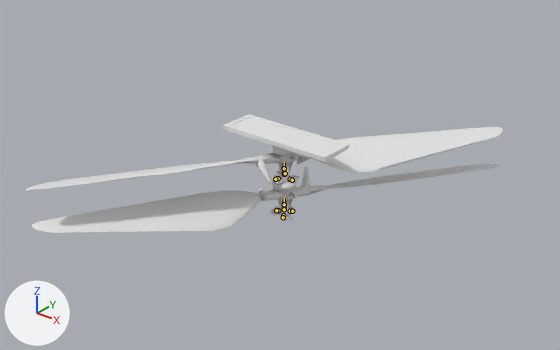
The glTF model public/models/HelicopterRotorRiggedAnimated.glb, before and after one commit.
Before and after are seen from a 50 mm camera at (42.5, -53.8, 37.7) aimed at (-0.4, -0.2, 4.5). Every picture has the same lights, and +X, +Y and +Z are marked at lower left. Both versions are drawn at frame 54 of the action 'Action.009'; the numbers are the values there. The bones that bend it are drawn over the model as lines.

Names of what the first picture shows: 'BSwashplate', 'BSwashplateFoam', 'BottomRotors', 'Cube', 'TRotor1', 'TRotor2', 'TSwashplate', 'TSwashplateFoam'.
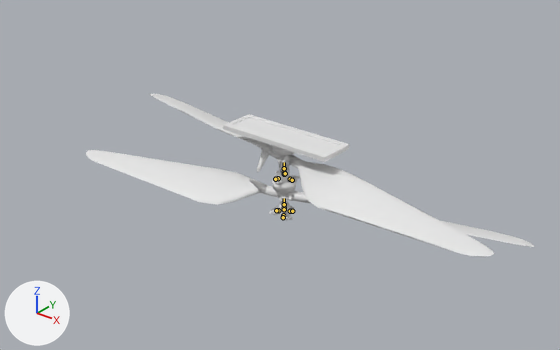
Pixel boxes (x1, y1, x2, y2) of what changed, in the pictures (560 x 350 px):
'BottomRotors', posed (40% taller): before (32, 164, 501, 233); after (86, 150, 535, 247)
'TRotor2', posed (119% taller): before (288, 127, 503, 173); after (288, 155, 494, 257)
'TRotor1', posed (49% narrower, 108% taller): before (26, 153, 283, 190); after (150, 94, 280, 172)
'TRotorConnector2', posed: before (284, 153, 298, 174); after (277, 156, 290, 174)
'BRotorConnector1', posed (7% wider, 13% shorter): before (285, 189, 298, 211); after (281, 192, 295, 211)

What the commit changed:
Bone 'Bone' (bone_bone) turns from (0, 0, 0) to (-1, -40, 1) degrees about its own x, y and z.
Bone 'Bone' (bone_bone_) turns from (0, 0, 0) to (-1, -66, 1) degrees about its own x, y and z.
